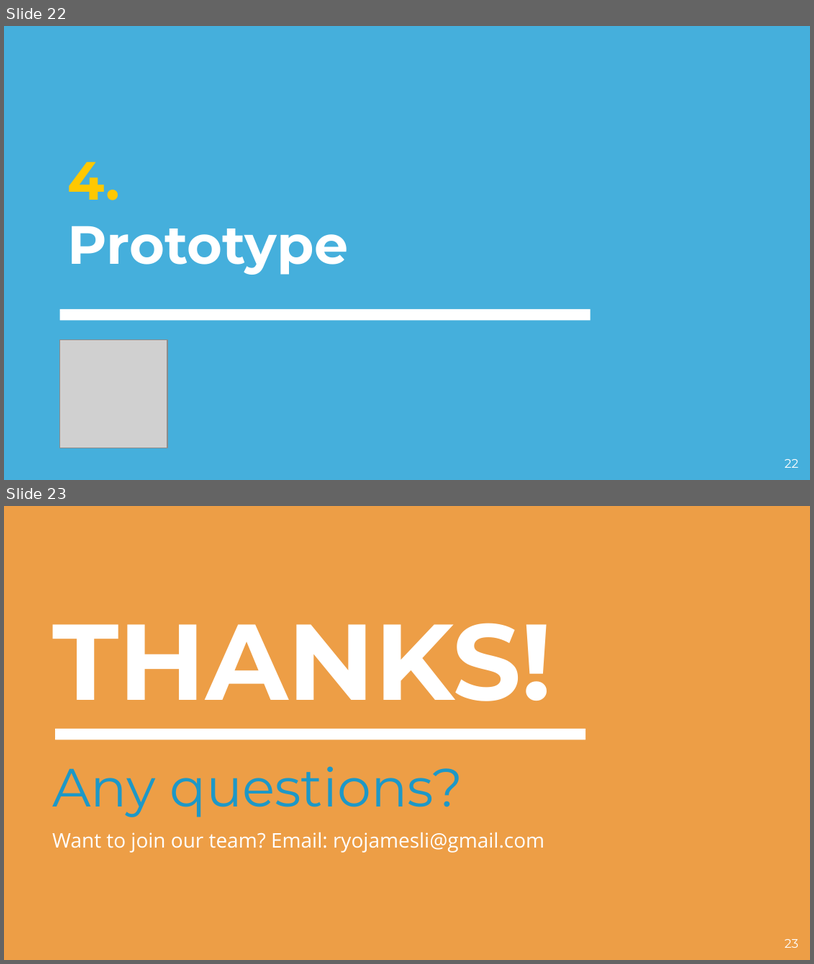
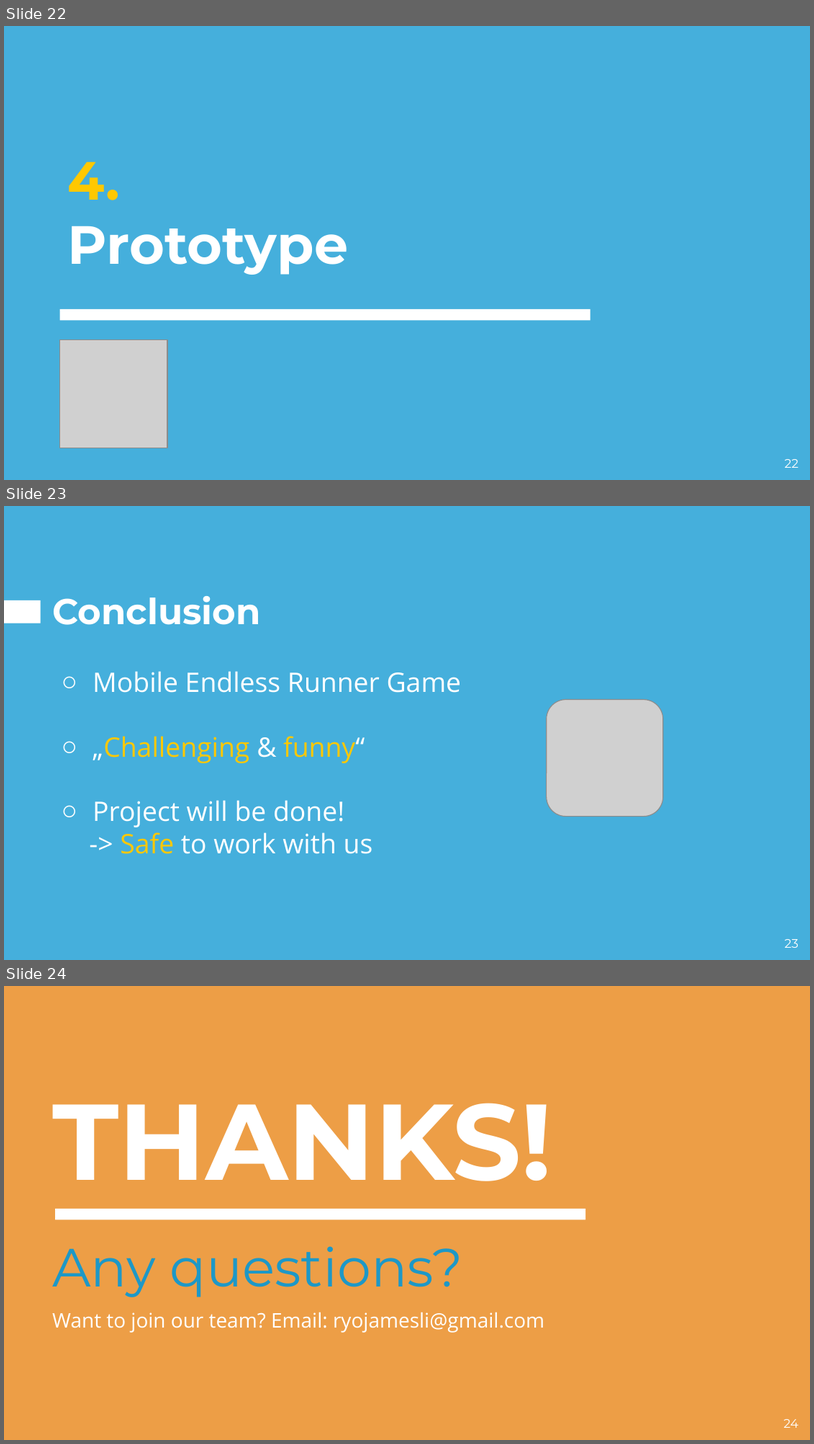
Before and after one commit to hakrrr/Giranimo, a slide deck: Presentation/Pitch.pptx. Shown one above the other, each under a label of ours: slides 22 and 23 before the commit, slides 22, 23 and 24 after it. The pictures are 814x964 and 814x1444 pixels, drawn with LibreOffice and Linux fonts; fonts in the diff are those of the drawing; grey boxes stand for pictures. Boxes give left, top, right and bottom in pixels: in the first picture for what was removed or moved away, otherwise in the second. Text is boxed around its words. In the diff, an @@ line names an element or a change of style, - is before the commit and + after.

```diff
--- a/Presentation/Pitch.pptx
+++ b/Presentation/Pitch.pptx
@@ slide 23 added at (4, 506, 810, 960), background #45AFDC @@
@@ rectangle added at (4, 600, 40, 623), fill #FFFFFF @@
@@ title added at (52, 596, 261, 625), 32 pt, text #FFFFFF, bold @@
+Conclusion
@@ text added at (93, 671, 462, 854), 24 pt, text #FFFFFF @@
+○ Mobile Endless Runner Game
+○ „Challenging & funny“
+○ Project will be done!
+-> Safe to work with us
@@ picture added at (547, 700, 664, 816) @@
@@ page number added at (785, 939, 799, 947), 11 pt, text #FFFFFF @@
+23
@@ what was slide 23 is now slide 24 @@
@@ page number at (784, 1419, 799, 1427): text changed @@
-23
+24
```
Also in this commit, not shown: 2 slides changed.
